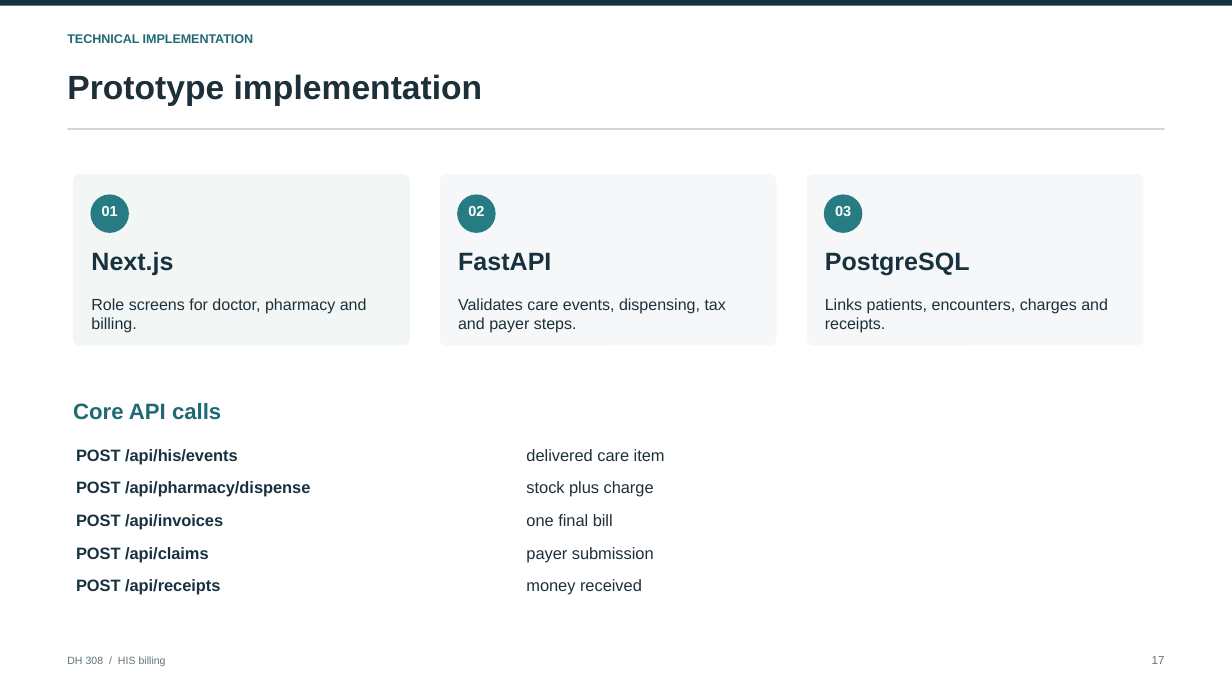
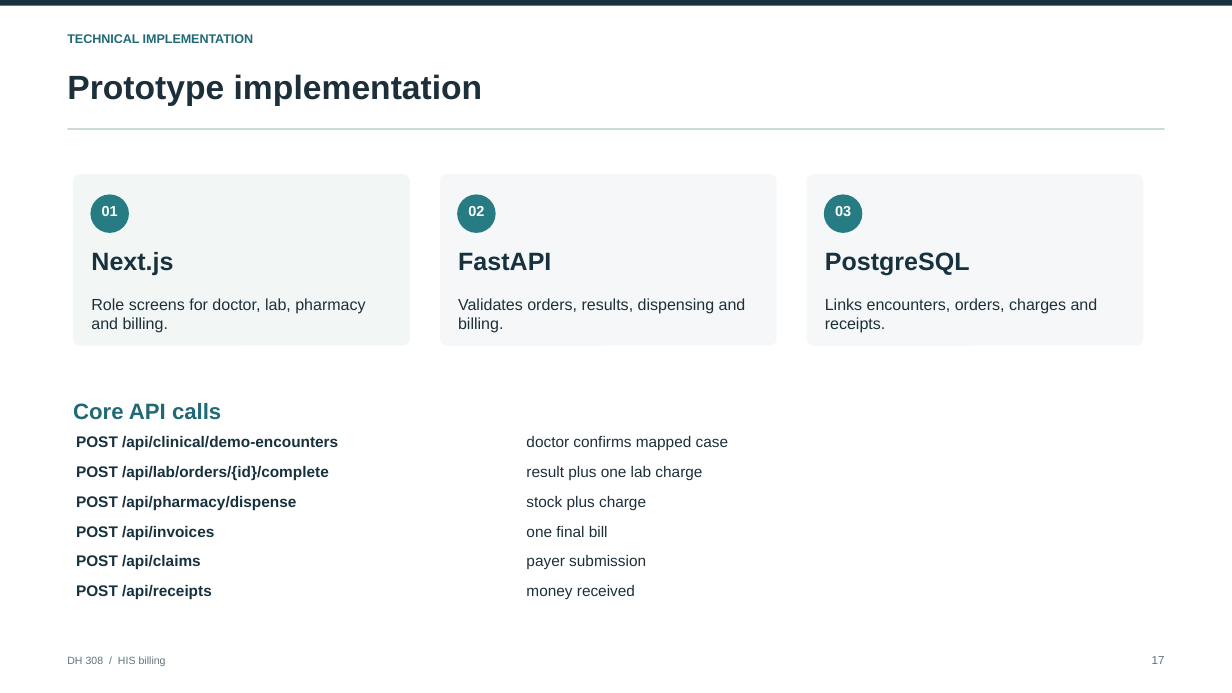
Before and after one commit to Osama-Bin-Lagging/tiveri-billing, a slide deck: slide 17 of presentation/DH308_HIS_Billing_Final.pptx. Drawn at 1232x693 pixels with LibreOffice and Linux fonts; fonts in the diff are those of the drawing. Boxes give left, top, right and bottom in pixels: in the first picture for what was removed or moved away, otherwise in the second. Text is boxed around its words. In the diff, an @@ line names an element or a change of style, - is before the commit and + after.

Commit message:
Add doctor lab pharmacy billing demo handoff

```diff
--- a/presentation/DH308_HIS_Billing_Final.pptx
+++ b/presentation/DH308_HIS_Billing_Final.pptx
@@ text at [91,298,365,333]: text changed @@
-Role screens for doctor, pharmacy and billing.
+Role screens for doctor, lab, pharmacy and billing.
@@ text at [458,298,746,333]: text changed @@
-Validates care events, dispensing, tax and payer steps.
+Validates orders, results, dispensing and billing.
@@ text at [825,298,1098,333]: text changed @@
-Links patients, encounters, charges and receipts.
+Links encounters, orders, charges and receipts.
@@ text at [76,436,338,451]: text changed; size 12.8 to 12 pt @@
-POST /api/his/events
+POST /api/clinical/demo-encounters
@@ text at [526,436,728,450]: text changed; size 12.8 to 12 pt @@
-delivered care item
+doctor confirms mapped case
@@ text at [76,466,329,480]: text changed; size 12.8 to 12 pt @@
-POST /api/pharmacy/dispense
+POST /api/lab/orders/{id}/complete
@@ text added at [526,466,702,480], 12 pt, text #1D303A @@
+result plus one lab charge
@@ text at [76,496,296,510]: text changed; size 12.8 to 12 pt @@
-POST /api/invoices
+POST /api/pharmacy/dispense
@@ size 12.8 to 12 pt in 4 elements at [526,585,635,599], [526,555,646,569], [526,526,608,537], [526,496,646,510] @@
@@ text "stock plus charge": place and size @@
-text "stock plus charge" at [526,481,654,497]
+text "stock plus charge" at [526,496,646,510]
@@ text at [76,526,214,540]: text changed; size 12.8 to 12 pt @@
-POST /api/claims
+POST /api/invoices
@@ text "one final bill": place and size @@
-text "one final bill" at [526,514,613,526]
+text "one final bill" at [526,526,608,537]
@@ text at [76,555,201,570]: text changed; size 12.8 to 12 pt @@
-POST /api/receipts
+POST /api/claims
@@ text "payer submission": place and size @@
-text "payer submission" at [526,547,654,562]
+text "payer submission" at [526,555,646,569]
@@ text added at [76,585,212,600], 12 pt, text #17323E, bold @@
+POST /api/receipts
```
Also in this commit, not shown: 10 other slides changed, 9 other files.
